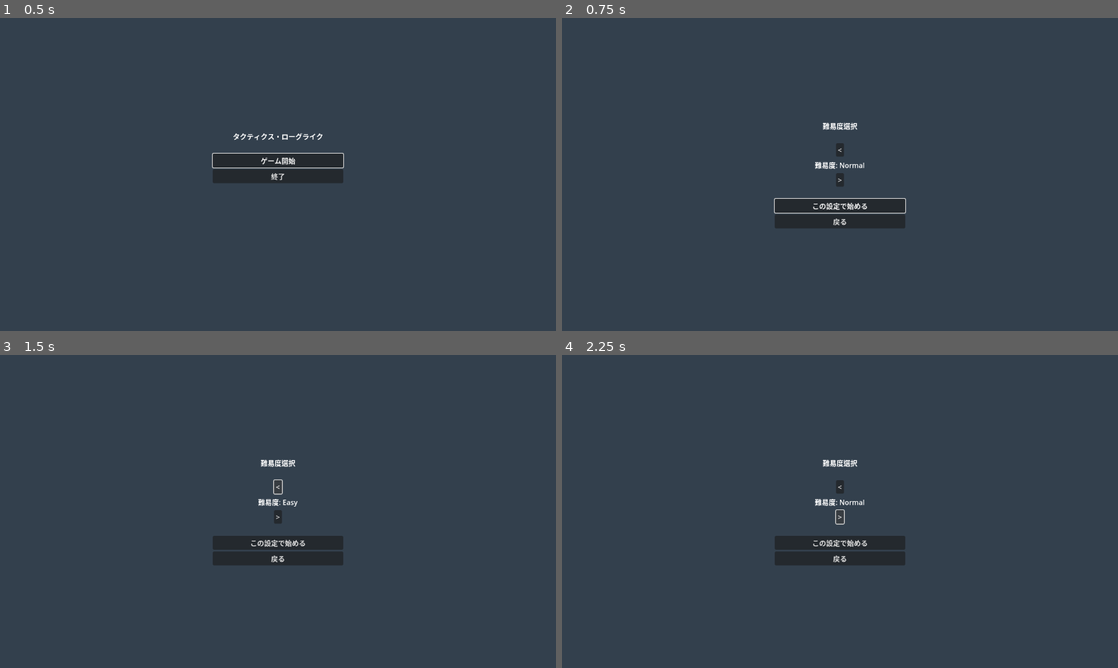
Above: before the commit, frames 1-4 (two rows, left to right).
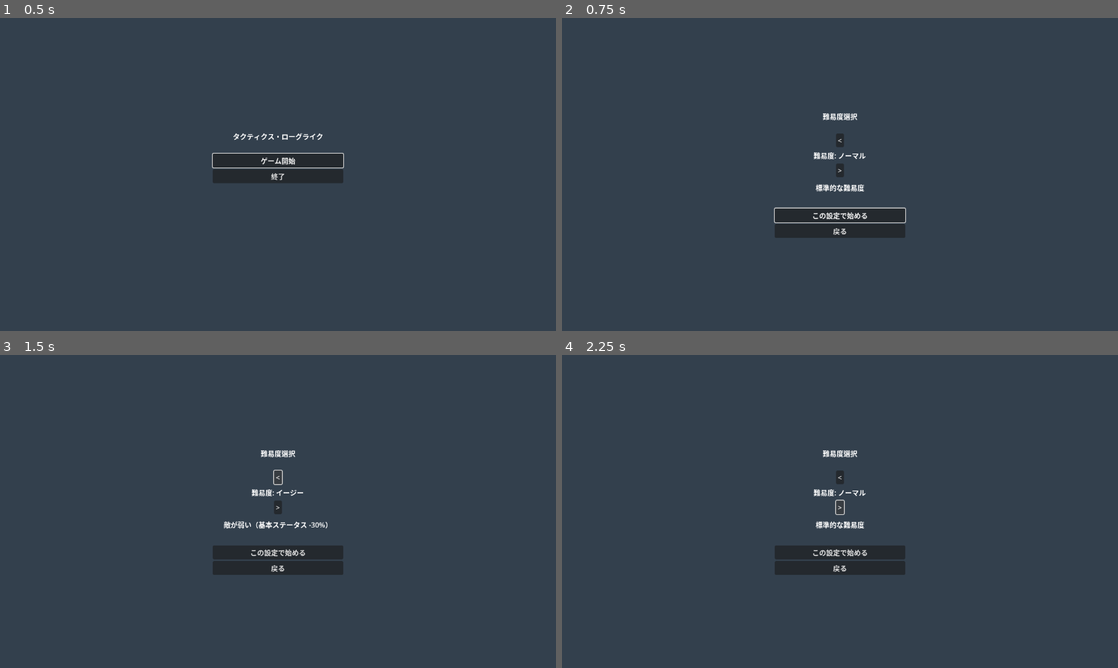
Above: after the commit, the same moments.

Repository: Akasaki-Kouji/Tactics-Roguelike-godot
Game: Godot game, scene res://scenes/home.tscn
Same seed, same stepped clock (60 frames per second), same inputs: the game is played once before the commit and once after it.
Inputs:
- Up to frame 1 (0.5 s): no input
- Up to frame 2 (0.75 s): click "ゲーム開始" at 0.5 s
- Up to frame 3 (1.5 s): click "<" at 1.25 s
- Up to frame 4 (2.25 s): click ">" at 2 s

Frame 1 is identical in both runs. In frame 2, 2.5% of the frame differs, in the area x 38-62%, y 30-71%; in frame 3, 2.5%; in frame 4, 2.4%.

Commit message:
Implement difficulty selection system
- Fix difficulty enum passing from difficulty screen
- Add difficulty descriptions (Easy: -30%, Normal: standard, Hard: +50%)
- Apply difficulty multiplier to enemy stats in both initial and later stages
- Easy mode: enemies have 70% stats
- Normal mode: enemies have 100% stats (standard)
- Hard mode: enemies have 150% stats

🤖 Generated with [Claude Code](https://claude.com/claude-code)

Co-Authored-By: Claude <noreply@anthropic.com>

Diff:
--- a/project/scenes/difficulty.tscn
+++ b/project/scenes/difficulty.tscn
@@ -66,6 +66,13 @@
 layout_mode = 2
 text = ">"
 
+[node name="DescriptionLabel" type="Label" parent="VBoxContainer"]
+custom_minimum_size = Vector2(0, 40)
+layout_mode = 2
+text = "標準的な難易度"
+horizontal_alignment = 1
+vertical_alignment = 1
+
 [node name="Spacer2" type="Control" parent="VBoxContainer"]
 custom_minimum_size = Vector2(0, 20)
 layout_mode = 2
--- a/project/scripts/difficulty.gd
+++ b/project/scripts/difficulty.gd
@@ -7,8 +7,15 @@
 	$VBoxContainer/StartButton.grab_focus()
 
 func update_difficulty_display():
-	var difficulties = ["Easy", "Normal", "Hard"]
+	var difficulties = ["イージー", "ノーマル", "ハード"]
+	var descriptions = [
+		"敵が弱い（基本ステータス -30%）",
+		"標準的な難易度",
+		"敵が強い（基本ステータス +50%）"
+	]
+
 	$VBoxContainer/DifficultyLabel.text = "難易度: " + difficulties[selected_difficulty]
+	$VBoxContainer/DescriptionLabel.text = descriptions[selected_difficulty]
 
 func _on_prev_button_pressed():
 	selected_difficulty = max(0, selected_difficulty - 1)
@@ -21,11 +28,20 @@
 func _on_start_button_pressed():
 	var game_manager = get_node("/root/GameManager")
 	if game_manager == null:
-		# GameManagerが存在しない場合は作成
-		game_manager = load("res://scripts/game_manager.gd").new()
-		game_manager.name = "GameManager"
-		get_tree().root.add_child(game_manager)
-	game_manager.start_new_game(selected_difficulty)
+		print("Error: GameManager not found")
+		return
+
+	# 難易度をenumに変換
+	var difficulty_enum = game_manager.Difficulty.EASY
+	match selected_difficulty:
+		0:
+			difficulty_enum = game_manager.Difficulty.EASY
+		1:
+			difficulty_enum = game_manager.Difficulty.NORMAL
+		2:
+			difficulty_enum = game_manager.Difficulty.HARD
+
+	game_manager.start_new_game(difficulty_enum)
 
 func _on_back_button_pressed():
 	get_tree().change_scene_to_file("res://scenes/home.tscn")
--- a/project/scripts/game_manager.gd
+++ b/project/scripts/game_manager.gd
@@ -20,9 +20,36 @@
 	# プレイヤーユニット2体（攻撃力を大幅に強化）
 	units.append(create_unit("騎士", 25, 25, 6, 5, 7, 8, 5, true))
 	units.append(create_unit("剣士", 20, 25, 4, 3, 9, 10, 7, true))
-	# 敵ユニット2体
-	units.append(create_unit("敵兵士", 18, 6, 5, 4, 6, 7, 4, false))
-	units.append(create_unit("敵盗賊", 16, 5, 3, 2, 8, 9, 6, false))
+
+	# 難易度に応じて敵のステータスを調整
+	var difficulty_multiplier = 1.0
+	match current_difficulty:
+		Difficulty.EASY:
+			difficulty_multiplier = 0.7  # -30%
+		Difficulty.NORMAL:
+			difficulty_multiplier = 1.0  # 標準
+		Difficulty.HARD:
+			difficulty_multiplier = 1.5  # +50%
+
+	# 敵ユニット2体（難易度補正適用）
+	var soldier_hp = int(18 * difficulty_multiplier)
+	var soldier_atk = int(6 * difficulty_multiplier)
+	var soldier_def = int(5 * difficulty_multiplier)
+	var soldier_res = int(4 * difficulty_multiplier)
+	var soldier_spd = int(6 * difficulty_multiplier)
+	var soldier_dex = int(7 * difficulty_multiplier)
+	var soldier_lck = int(4 * difficulty_multiplier)
+
+	var thief_hp = int(16 * difficulty_multiplier)
+	var thief_atk = int(5 * difficulty_multiplier)
+	var thief_def = int(3 * difficulty_multiplier)
+	var thief_res = int(2 * difficulty_multiplier)
+	var thief_spd = int(8 * difficulty_multiplier)
+	var thief_dex = int(9 * difficulty_multiplier)
+	var thief_lck = int(6 * difficulty_multiplier)
+
+	units.append(create_unit("敵兵士", soldier_hp, soldier_atk, soldier_def, soldier_res, soldier_spd, soldier_dex, soldier_lck, false))
+	units.append(create_unit("敵盗賊", thief_hp, thief_atk, thief_def, thief_res, thief_spd, thief_dex, thief_lck, false))
 
 func create_unit(unit_name: String, hp: int, atk: int, def_val: int, res: int, spd: int, dex: int, lck: int, is_player: bool) -> Dictionary:
 	return {
@@ -89,6 +116,16 @@
 	units.clear()
 	units = player_units.duplicate()
 
+	# 難易度に応じた基礎倍率
+	var difficulty_multiplier = 1.0
+	match current_difficulty:
+		Difficulty.EASY:
+			difficulty_multiplier = 0.7  # -30%
+		Difficulty.NORMAL:
+			difficulty_multiplier = 1.0  # 標準
+		Difficulty.HARD:
+			difficulty_multiplier = 1.5  # +50%
+
 	# ステージに応じて敵を強化
 	var enemy_boost = (current_stage - 1) * 3  # ステージごとに全ステータス+3
 
@@ -97,8 +134,22 @@
 
 	for i in range(enemy_count):
 		if i % 2 == 0:
-			units.append(create_unit("敵兵士Lv%d" % current_stage, 18 + enemy_boost, 6 + enemy_boost, 5 + enemy_boost, 4 + enemy_boost, 6 + enemy_boost, 7 + enemy_boost, 4 + enemy_boost, false))
+			var base_hp = int((18 + enemy_boost) * difficulty_multiplier)
+			var base_atk = int((6 + enemy_boost) * difficulty_multiplier)
+			var base_def = int((5 + enemy_boost) * difficulty_multiplier)
+			var base_res = int((4 + enemy_boost) * difficulty_multiplier)
+			var base_spd = int((6 + enemy_boost) * difficulty_multiplier)
+			var base_dex = int((7 + enemy_boost) * difficulty_multiplier)
+			var base_lck = int((4 + enemy_boost) * difficulty_multiplier)
+			units.append(create_unit("敵兵士Lv%d" % current_stage, base_hp, base_atk, base_def, base_res, base_spd, base_dex, base_lck, false))
 		else:
-			units.append(create_unit("敵盗賊Lv%d" % current_stage, 16 + enemy_boost, 5 + enemy_boost, 3 + enemy_boost, 2 + enemy_boost, 8 + enemy_boost, 9 + enemy_boost, 6 + enemy_boost, false))
+			var base_hp = int((16 + enemy_boost) * difficulty_multiplier)
+			var base_atk = int((5 + enemy_boost) * difficulty_multiplier)
+			var base_def = int((3 + enemy_boost) * difficulty_multiplier)
+			var base_res = int((2 + enemy_boost) * difficulty_multiplier)
+			var base_spd = int((8 + enemy_boost) * difficulty_multiplier)
+			var base_dex = int((9 + enemy_boost) * difficulty_multiplier)
+			var base_lck = int((6 + enemy_boost) * difficulty_multiplier)
+			units.append(create_unit("敵盗賊Lv%d" % current_stage, base_hp, base_atk, base_def, base_res, base_spd, base_dex, base_lck, false))
 
 	get_tree().change_scene_to_file("res://scenes/battle.tscn")
